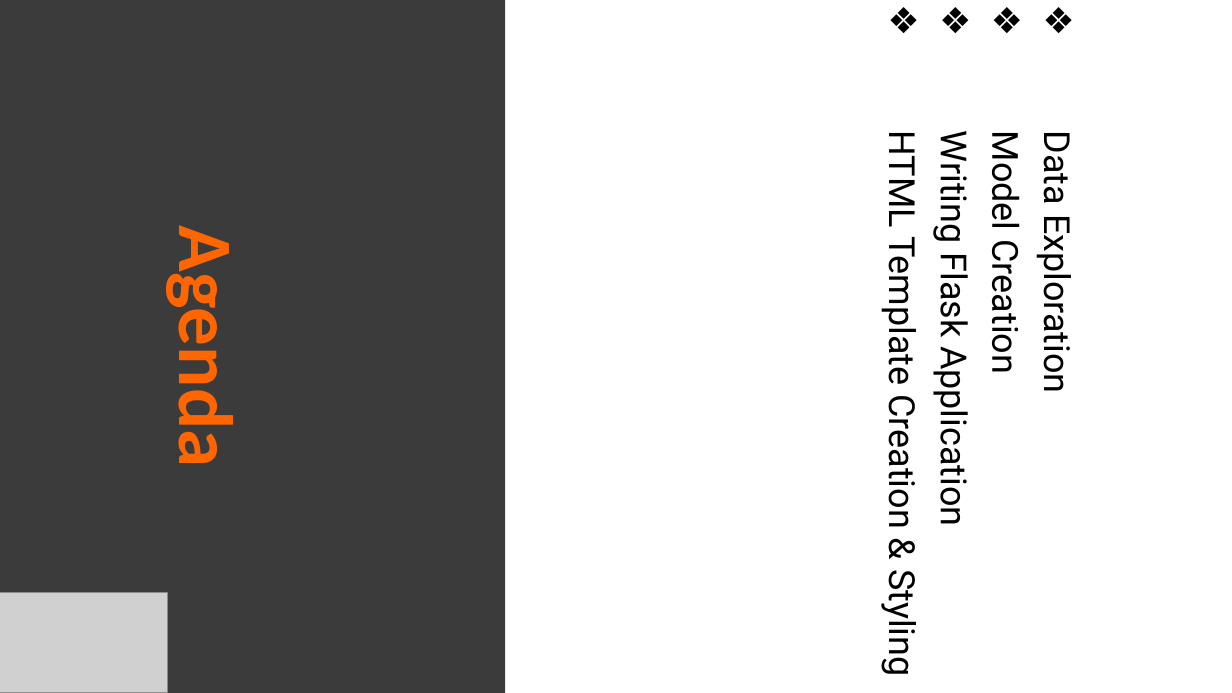
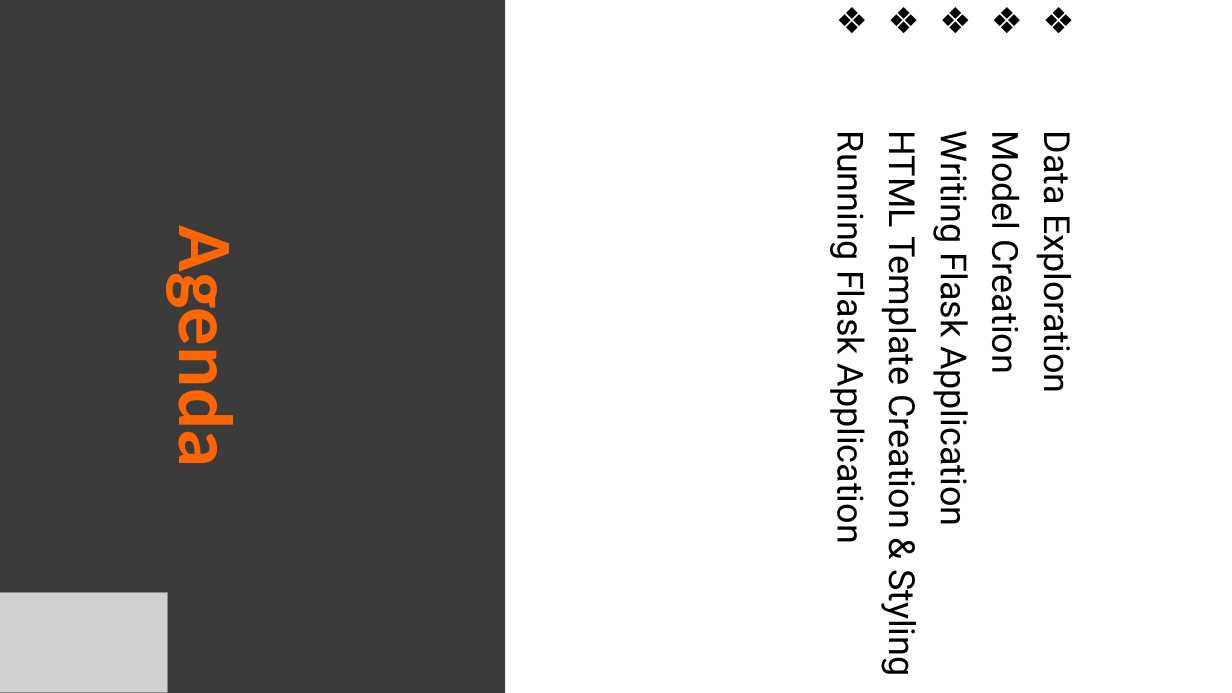
Before and after one commit to tony1523/Data-Glacier, a slide deck: slide 3 of Week 4/Flask-Presentation.pptx. Drawn at 1232x693 pixels with LibreOffice and Linux fonts; fonts in the diff are those of the drawing; grey boxes stand for pictures. Boxes give left, top, right and bottom in pixels: in the first picture for what was removed or moved away, otherwise in the second. Text is boxed around its words. In the diff, an @@ line names an element or a change of style, - is before the commit and + after.

```diff
--- a/Week 4/Flask-Presentation.pptx
+++ b/Week 4/Flask-Presentation.pptx
@@ subtitle at box(828, 144, 875, 538): paragraph added @@
+❖ Running Flask Application
```
Also in this commit, not shown: 1 other slide changed, 1 other file.
